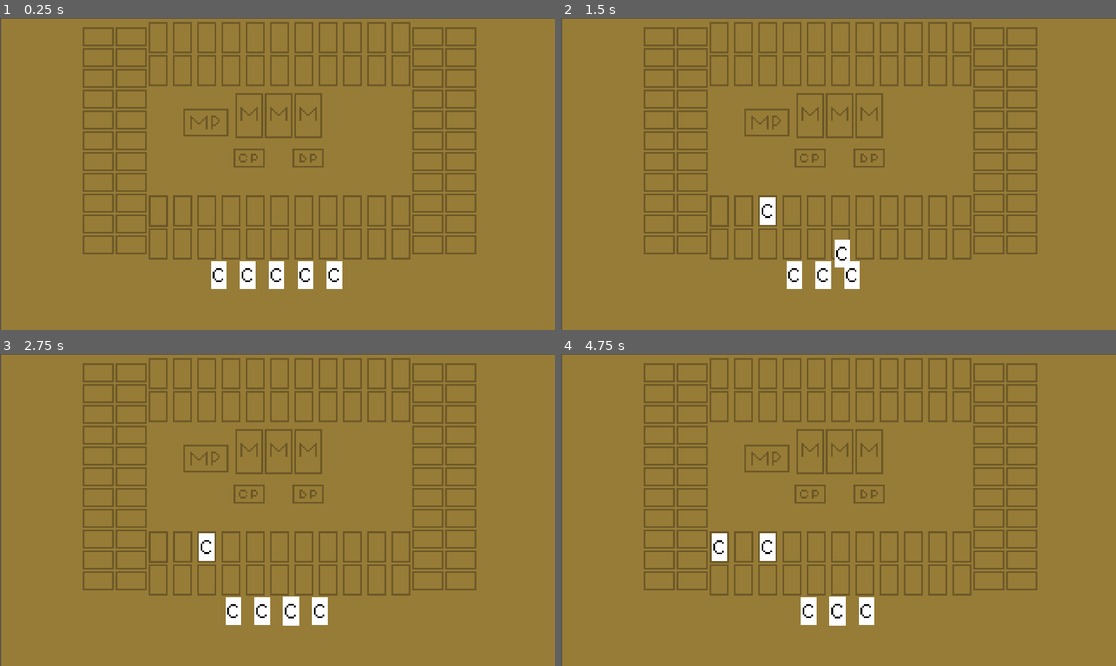
Above: before the commit, frames 1-4 (two rows, left to right).
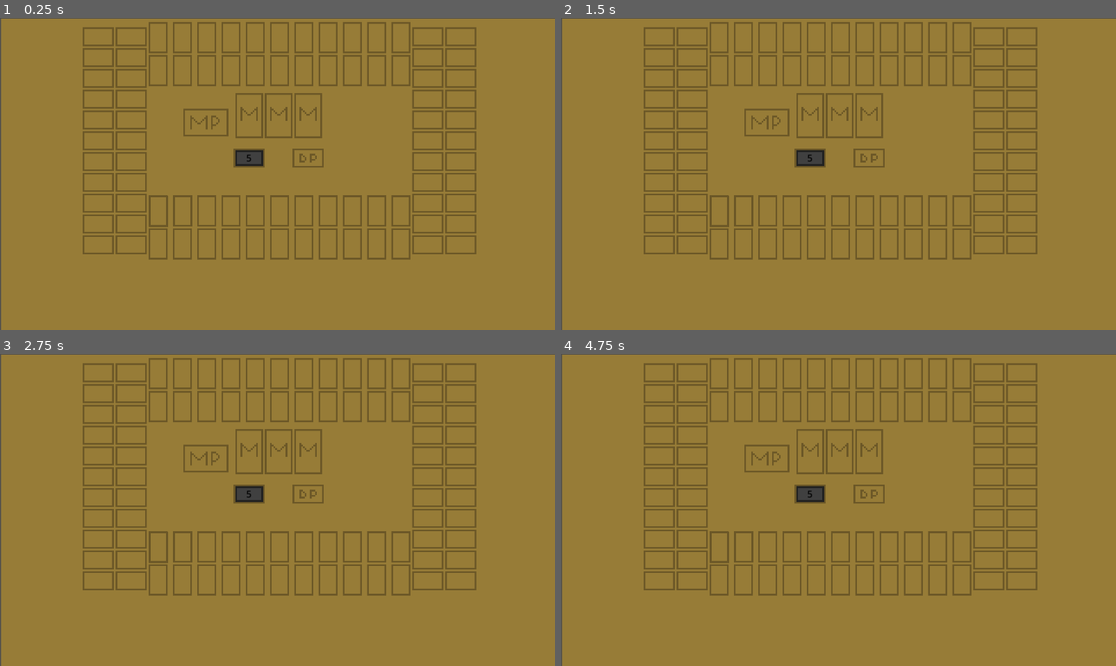
Above: after the commit, the same moments.

Repository: AlexBaam/Bachelors_Degree_HereToSlay
Game: Godot game, scene res://Scenes/Main.tscn
Same seed, same stepped clock (60 frames per second), same inputs: the game is played once before the commit and once after it.
Inputs (mouse positions are in pixels of both pictures, inside the frame that each line leads up to):
- Up to frame 1 (0.25 s): no input
- Up to frame 2 (1.5 s): tap Enter at 0.5 s; drag from (894, 273) to (766, 211) at 0.52 s; drag from (882, 273) to (766, 211) at 1.27 s
- Up to frame 3 (2.75 s): move the mouse to (288, 609) at 2.02 s; click (288, 609) at 2.17 s
- Up to frame 4 (4.75 s): tap Space at 2.75 s; drag from (821, 609) to (766, 547) at 2.77 s; drag from (794, 609) to (721, 547) at 3.52 s; drag from (672, 463) to (838, 609) at 4.27 s

The runs differ from the first frame. In frame 1, 1.5% of the frame differs, in the area x 38-62%, y 42-87%; in frame 2, 1.5%; in frame 3, 1.6%, in the area x 35-60%, y 42-88%; in frame 4, 1.6%.

Commit message:
Card pile & Input Management
Simple card pile to draw cards from
Moved raycast from card manager to the input manager so we check the mouse input based on the case (deck, card, anything else) and not based only if I am over a card

Diff:
--- a/Scenes/Card.tscn
+++ b/Scenes/Card.tscn
@@ -7,6 +7,7 @@
 size = Vector2(54, 96)
 
 [node name="Card" type="Node2D" unique_id=1524001771]
+position = Vector2(865, 485)
 script = ExtResource("1_3p273")
 
 [node name="CardImage" type="Sprite2D" parent="." unique_id=1687203742]
--- /dev/null
+++ b/Scenes/CardPile.tscn
@@ -0,0 +1,32 @@
+[gd_scene format=3 uid="uid://cg2jseaexr3pe"]
+
+[ext_resource type="Script" uid="uid://bvyixms70d6jt" path="res://Scripts/card_pile.gd" id="1_7ix1s"]
+[ext_resource type="Texture2D" uid="uid://s8ga5ff3m3ud" path="res://Textures/CardPileFull.png" id="1_hn4my"]
+
+[sub_resource type="RectangleShape2D" id="RectangleShape2D_7ix1s"]
+size = Vector2(108, 66)
+
+[node name="CardPile" type="Node2D" unique_id=489780070]
+script = ExtResource("1_7ix1s")
+
+[node name="Sprite2D" type="Sprite2D" parent="." unique_id=775758559]
+z_index = -2
+texture = ExtResource("1_hn4my")
+
+[node name="Area2D" type="Area2D" parent="." unique_id=1487135230]
+collision_layer = 4
+collision_mask = 4
+
+[node name="CollisionShape2D" type="CollisionShape2D" parent="Area2D" unique_id=1300905322]
+shape = SubResource("RectangleShape2D_7ix1s")
+
+[node name="RichTextLabel" type="RichTextLabel" parent="." unique_id=1023674699]
+modulate = Color(0.012617188, 0.012617188, 0.012617188, 1)
+z_index = -2
+offset_left = -10.0
+offset_top = -24.0
+offset_right = 19.0
+offset_bottom = 5.0
+scale = Vector2(2, 2)
+text = "0
+"
--- a/Scenes/Main.tscn
+++ b/Scenes/Main.tscn
@@ -4,6 +4,8 @@
 [ext_resource type="PackedScene" uid="uid://6lgx3sg0cb5l" path="res://Scenes/Slot.tscn" id="3_kln2b"]
 [ext_resource type="Texture2D" uid="uid://b3vmnk4feq8qn" path="res://Textures/background.png" id="4_rgh2o"]
 [ext_resource type="Script" uid="uid://bypqiw2yqwxyj" path="res://Scripts/player_hand.gd" id="5_pbw6q"]
+[ext_resource type="PackedScene" uid="uid://cg2jseaexr3pe" path="res://Scenes/CardPile.tscn" id="5_v1gob"]
+[ext_resource type="Script" uid="uid://b812w7pi7o6ba" path="res://Scripts/input_manager.gd" id="7_jw32o"]
 
 [node name="Main" type="Node2D" unique_id=2113043468]
 position = Vector2(-3, 0)
@@ -28,3 +30,9 @@
 
 [node name="PlayerHand" type="Node2D" parent="." unique_id=406687866]
 script = ExtResource("5_pbw6q")
+
+[node name="CardPile" parent="." unique_id=489780070 instance=ExtResource("5_v1gob")]
+position = Vector2(865, 485)
+
+[node name="InputManager" type="Node2D" parent="." unique_id=1059191440]
+script = ExtResource("7_jw32o")
--- a/Scripts/card_manager.gd
+++ b/Scripts/card_manager.gd
@@ -2,16 +2,25 @@
 
 const COLLISION_MASK_CARD = 1
 const COLLISION_MASK_SLOT = 2
+const DEFAULT_CARD_MOVE_SPEED = 0.1
 
 var card_dragged
 var screen_size
 var is_hovering_on_card
+
 var player_hand_reference
+var input_manager_reference
 
 # Called when the node enters the scene tree for the first time.
 func _ready() -> void:
 	screen_size = get_viewport_rect().size
 	player_hand_reference = $"../PlayerHand"
+	input_manager_reference = $"../InputManager"
+	input_manager_reference.connect("left_mouse_button_released", on_left_click_released)
+
+func on_left_click_released():
+	if card_dragged:
+		finish_drag()
 
 # Called every frame. 'delta' is the elapsed time since the previous frame.
 func _process(delta: float) -> void:
@@ -19,16 +28,6 @@
 		var mouse_position = get_global_mouse_position()
 		card_dragged.position = Vector2(clamp(mouse_position.x, 0, screen_size.x),
 		clamp(mouse_position.y, 0, screen_size.y))
-
-func _input(event):
-	if event is InputEventMouseButton and event.button_index == MOUSE_BUTTON_LEFT:
-		if event.pressed:
-			var card = raycast_check_for_card()
-			if card:
-				start_drag(card)
-		else:
-			if card_dragged:
-				finish_drag()
 
 func raycast_check_for_card():
 	var space_state = get_world_2d().direct_space_state
@@ -99,7 +98,7 @@
 		card_dragged.get_node("Area2D/CollisionShape2D").disabled = true
 		card_slot_found.card_in_slot = true
 	else:
-		player_hand_reference.add_card_to_hand(card_dragged)
+		player_hand_reference.add_card_to_hand(card_dragged, DEFAULT_CARD_MOVE_SPEED)
 	card_dragged = null
 
 func highlight_card(card, hovered):
--- /dev/null
+++ b/Scripts/card_pile.gd
@@ -0,0 +1,35 @@
+extends Node2D
+
+const HAND_COUNT = 5
+const CARD_SCENE_PATH = "res://Scenes/Card.tscn"
+
+var game_card_pile = ["Card", "Card", "Card", "Card", "Card"]
+
+@export var card_draw_speed = 0.5
+
+@onready var player_hand_reference: Node2D = $"../PlayerHand"
+@onready var card_manager_reference: Node2D = $"../CardManager"
+@onready var cards_left_reference: RichTextLabel = $RichTextLabel
+@onready var card_collider: CollisionShape2D = $Area2D/CollisionShape2D
+@onready var card_sprite: Sprite2D = $Sprite2D
+
+# Called when the node enters the scene tree for the first time.
+func _ready() -> void:
+	cards_left_reference.text = str(game_card_pile.size())
+
+func draw_card():
+	var card_drawn = game_card_pile[0]
+	game_card_pile.erase(card_drawn)
+
+	# Setting the deck to invisible if there are no cards left
+	if game_card_pile.size() == 0:
+		card_collider.disabled = true
+		card_sprite.visible = false
+		cards_left_reference.visible = false
+
+	cards_left_reference.text = str(game_card_pile.size())
+	var card_scene = preload(CARD_SCENE_PATH)
+	var new_card = card_scene.instantiate()
+	card_manager_reference.add_child(new_card)
+	new_card.name = "Card"
+	player_hand_reference.add_card_to_hand(new_card, card_draw_speed)
--- /dev/null
+++ b/Scripts/input_manager.gd
@@ -0,0 +1,39 @@
+extends Node2D
+
+signal left_mouse_button_clicked
+signal left_mouse_button_released
+
+const COLLISION_MASK_CARD = 1
+const COLLISION_MASK_CARD_PILE = 4 # Even if the layer is 3, for some reason the output is 4, tied to binary mask
+
+var card_manager_reference
+var card_pile_reference
+
+func _ready() -> void:
+	card_manager_reference = $"../CardManager"
+	card_pile_reference = $"../CardPile"
+
+func _input(event):
+	if event is InputEventMouseButton and event.button_index == MOUSE_BUTTON_LEFT:
+		if event.pressed:
+			emit_signal("left_mouse_button_clicked")
+			raycast_at_cursor()
+		else:
+			emit_signal("left_mouse_button_released")
+
+func raycast_at_cursor():
+	var space_state = get_world_2d().direct_space_state
+	var parameters = PhysicsPointQueryParameters2D.new()
+	parameters. position = get_global_mouse_position()
+	parameters.collide_with_areas = true
+	var result = space_state.intersect_point(parameters)
+	if result.size() > 0:
+		var result_collision_mask = result[0].collider.collision_mask
+		if result_collision_mask == COLLISION_MASK_CARD:
+			# Card clicked
+			var card_found = result[0].collider.get_parent()
+			if card_found:
+				card_manager_reference.start_drag(card_found)
+		elif result_collision_mask == COLLISION_MASK_CARD_PILE:
+			# Card pile clicked
+			card_pile_reference.draw_card()
--- a/Scripts/player_hand.gd
+++ b/Scripts/player_hand.gd
@@ -1,11 +1,9 @@
 extends Node2D
 
-const HAND_COUNT = 5
-const CARD_SCENE_PATH = "res://Scenes/Card.tscn"
 const CARD_WIDTH = 100
 const HARDCODED_Y_POSITION = 890
+const DEFAULT_CARD_MOVE_SPEED = 0.1
 
-@onready var card_manager: Node2D = $"../CardManager"
 var player_hand = []
 var center_screen_x
 
@@ -13,39 +11,31 @@
 func _ready() -> void:
 	center_screen_x = get_viewport().size.x / 2
 
-	var card_scene = preload(CARD_SCENE_PATH)
-
-	for i in range(HAND_COUNT):
-		var new_card = card_scene.instantiate()
-		card_manager.add_child(new_card)
-		new_card.name = "Card"
-		add_card_to_hand(new_card)
-
-func add_card_to_hand(card):
+func add_card_to_hand(card, speed):
 	if card not in player_hand:
 		player_hand.insert(0, card)
-		update_hand_positions()
+		update_hand_positions(speed)
 	else:
-		animate_card_to_position(card, card.in_hand_position)
+		animate_card_to_position(card, card.in_hand_position, DEFAULT_CARD_MOVE_SPEED)
 
-func update_hand_positions():
+func update_hand_positions(speed):
 	for i in range(player_hand.size()):
 		# Setting the position of cards in the hand for adding and removing cards
 		var new_position = Vector2(calculate_card_position(i),HARDCODED_Y_POSITION)
 		var card = player_hand[i]
 		card.in_hand_position = new_position
-		animate_card_to_position(card, new_position)
+		animate_card_to_position(card, new_position, speed)
 
 func calculate_card_position(index: int):
 	var x_offset = (player_hand.size() - 1) * CARD_WIDTH
 	var x_position = center_screen_x + index * CARD_WIDTH - x_offset / 2
 	return x_position
 
-func animate_card_to_position(card, new_position):
+func animate_card_to_position(card, new_position, speed):
 	var tween = get_tree().create_tween()
-	tween.tween_property(card, "position", new_position, 0.1)
+	tween.tween_property(card, "position", new_position, speed)
 
 func remove_card_from_hand(card_to_remove):
 	if card_to_remove in player_hand:
 		player_hand.erase(card_to_remove)
-		update_hand_positions()
+		update_hand_positions(DEFAULT_CARD_MOVE_SPEED)
Not shown, added: Scripts/card_pile.gd.uid
Not shown, added: Scripts/input_manager.gd.uid
Binary file added: Textures/CardPileFull.png
Not shown, added: Textures/CardPileFull.png.import
